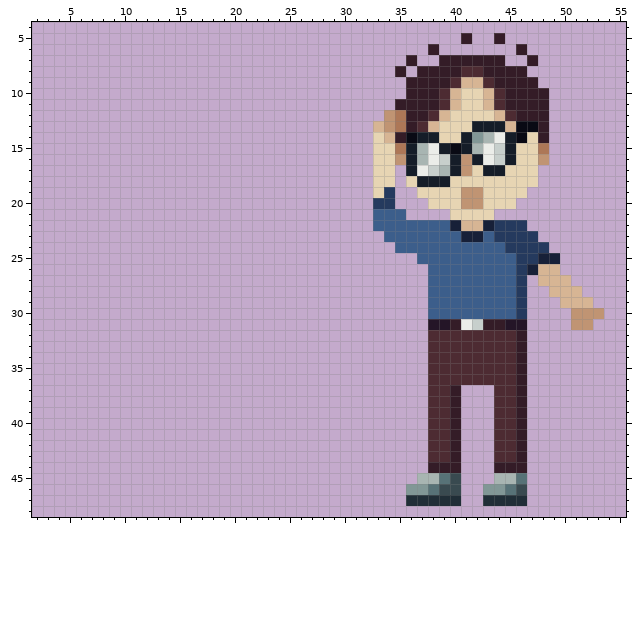
Pixel-art file: graphics/professor.aseprite. The first picture shows the starting point.
64x64 pixels, 1 frame. Colours within 5 levels of each other are drawn and written as one. Shown: x 2..55, y 4..48.
Now the later version:
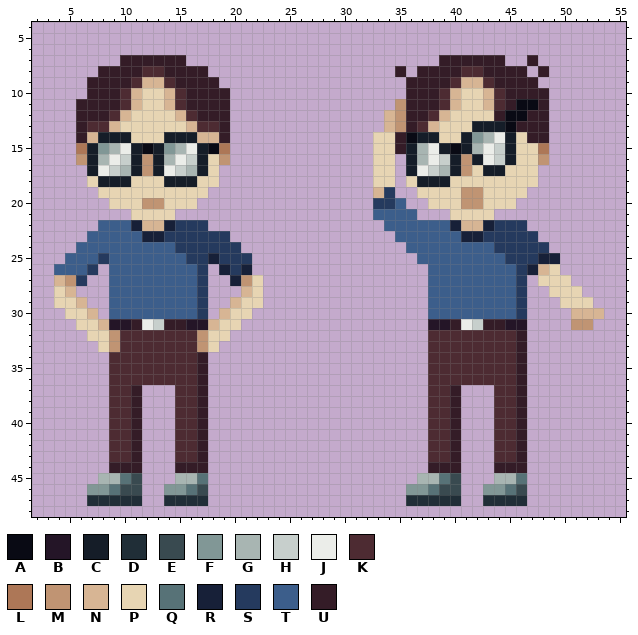
Palette (. is transparent): A #090a14  B #241527  C #151d28  D #202e37  E #394a50  F #819796  G #a8b5b2  H #c7cfcc  J #ebede9  K #4d2b32  L #ad7757  M #c09473  N #d7b594  P #e7d5b3  Q #577277  R #172038  S #253a5e  T #3c5e8b  U #341c27
From old to new:
layer "default/Head" now shown
layer "default/Torso / Legs" now shown
layer "default/Arms" now shown
y 5: x 41 U -> .; x 44 U -> .
y 6: x 38 U -> .; x 46 U -> .
y 7: x 10..15 ...... -> UUUUUU; x 36 U -> .
y 8: x 8..17 .......... -> UUUUKKUUUU; x 48 . -> U
y 9: x 7..18 ............ -> UUUUKNNKUUUU
y 10: x 7..19 ............. -> UUUKNPPNKUUUU
y 11: x 6..19 .............. -> UUUUKNPPNKUUUU; x 35 U -> M; x 46..47 UU -> AA
y 12: x 6..19 .............. -> UUUKNPPPPNKUUU; x 34..35 ML -> NM; x 44..46 NKU -> UAA
y 13: x 6..19 .............. -> UKKNPPPPPPNKKU; x 33..35 NML -> .NM; x 45..47 NAA -> AUU
y 14: x 6..19 .............. -> UNCCCPPPCCCNNU; x 34 N -> P; x 46..47 AP -> PU
y 15: x 6..19 .............. -> LCFGJCACFGJCAL; x 35 L -> U
y 16: x 6..19 .............. -> MCGJHCMCGJHCPM; x 35 M -> .
y 17: x 7..18 ............ -> CJHGCMCJHGCP
y 18: x 7..18 ............ -> PCCCPPPCCCPP
y 19: x 8..17 .......... -> PPPPPPPPPP; x 33 P -> N
y 20: x 9..16 ........ -> PPPMMPPP; x 35 . -> T
y 21: x 11..14 .... -> PPPP; x 36 . -> T
y 22: x 8..17 .......... -> TTTRNNRSSS; x 33 T -> .
y 23: x 7..19 ............. -> TTTTTRRSSSSSS; x 34 T -> .; x 43 T -> S
y 24: x 6..20 ............... -> TTTTTTTTTSSSSSS; x 35 T -> .; x 44 T -> S
y 25: x 5..21 ................. -> TTTSTTTTTTTSSRSSS; x 45 T -> S
y 26: x 4..7 .... -> TTTS; x 9..17 ......... -> TTTTTTTTS; x 19..21 ... -> RSR; x 49 N -> P
y 27: x 4..6 ... -> NMS; x 9..17 ......... -> TTTTTTTTS; x 20..22 ... -> RMP; x 48..50 NNN -> PPP
y 28: x 4..5 .. -> PN; x 9..17 ......... -> TTTTTTTTS; x 21..22 .. -> NP; x 49..51 NNN -> PPP
y 29: x 4..6 ... -> PPN; x 9..17 ......... -> TTTTTTTTS; x 20..22 ... -> NPP; x 50..52 NNN -> PPP
y 30: x 5..7 ... -> PPN; x 9..17 ......... -> TTTTTTTTS; x 19..21 ... -> NPP; x 51..53 MMM -> NNN
y 31: x 6..20 ............... -> PPNBBUJHUUBBNPP
y 32: x 7..19 ............. -> PPMKKKKKKKMPP
y 33: x 8..18 ........... -> PMKKKKKKKMP
y 34..36: x 9..17 ......... -> KKKKKKKKU
y 37..43: x 9..11 ... -> KKU; x 15..17 ... -> KKU
y 44: x 9..11 ... -> UUU; x 15..17 ... -> UUU
y 45: x 8..11 .... -> GGQE; x 15..17 ... -> GGQ
y 46: x 7..11 ..... -> FFQEE; x 14..17 .... -> FFQE
y 47: x 7..11 ..... -> DDDDD; x 14..17 .... -> DDDD
